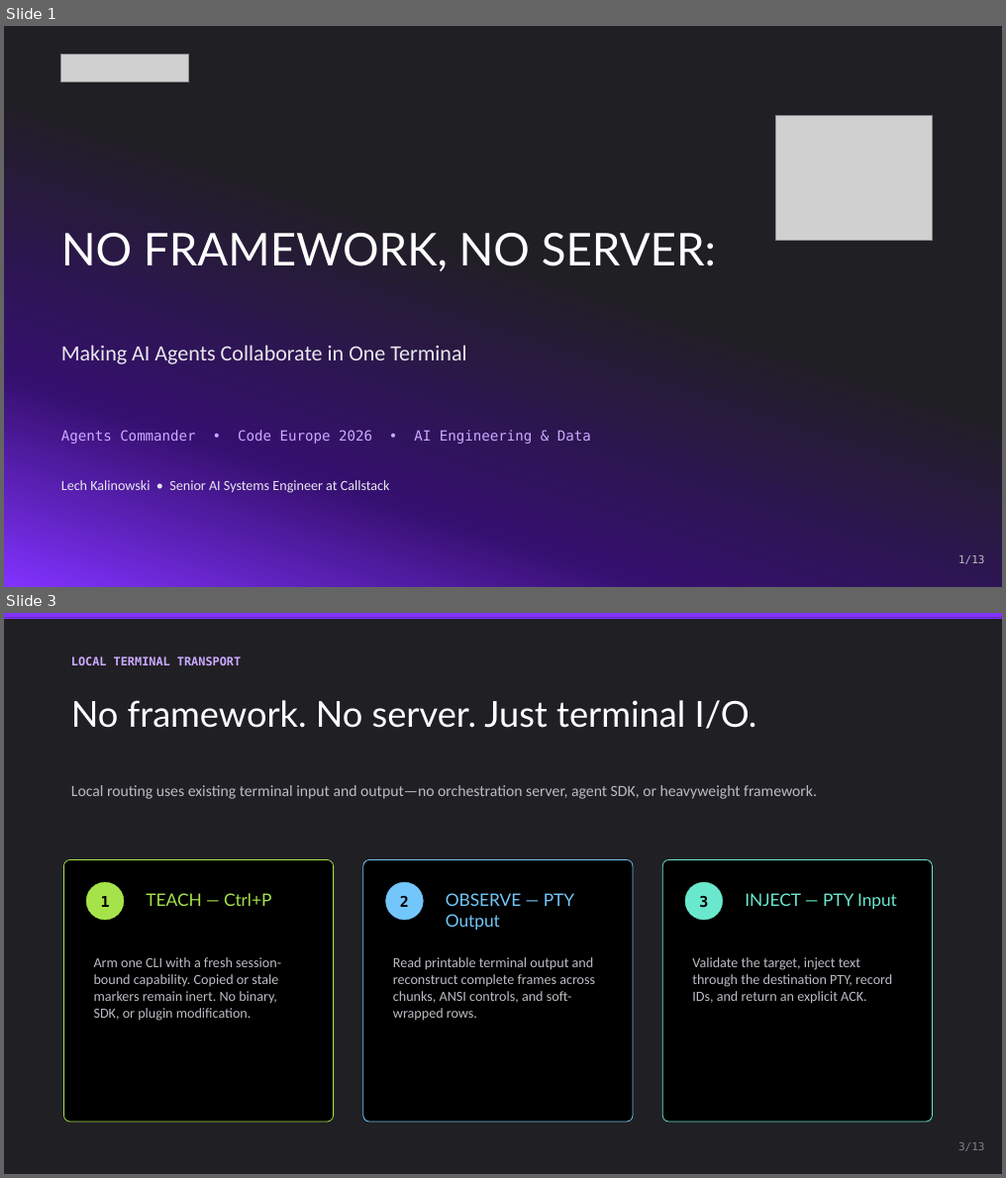
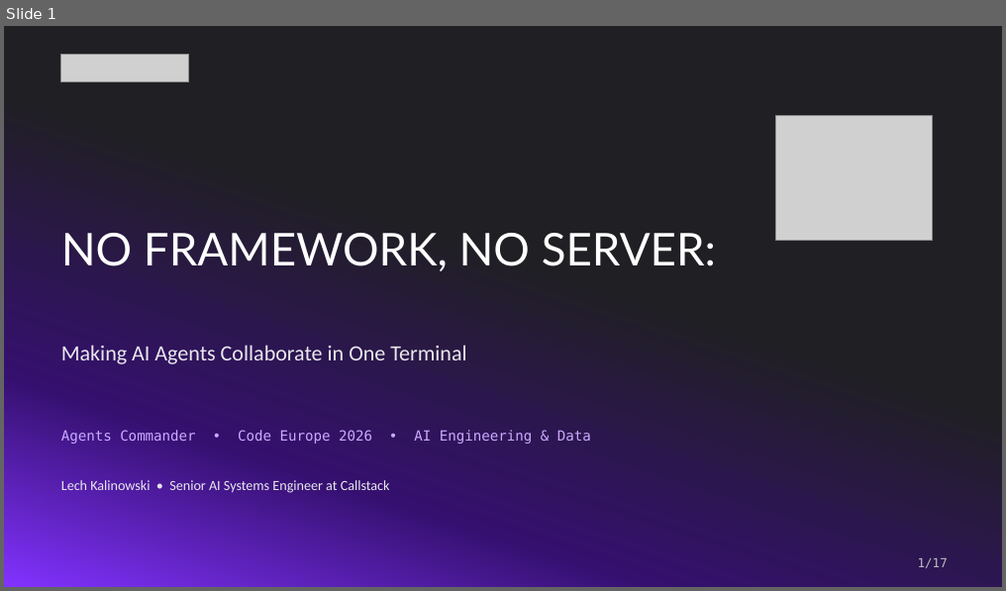
Before and after one commit to lech-kalinowski/agents-commander, a slide deck: presentation/Agents_Commander_Protocol.pptx. Shown one above the other, each under a label of ours: slides 1 and 3 before the commit, slide 1 after it; the slides between them are not shown. The pictures are 1006x1178 and 1006x591 pixels, drawn with LibreOffice and Linux fonts; fonts in the diff are those of the drawing; grey boxes stand for pictures. Boxes give left, top, right and bottom in pixels: in the first picture for what was removed or moved away, otherwise in the second. Text is boxed around its words. In the diff, an @@ line names an element or a change of style, - is before the commit and + after.

```diff
--- a/presentation/Agents_Commander_Protocol.pptx
+++ b/presentation/Agents_Commander_Protocol.pptx
@@ slide 3 removed at [4,613,1002,1174], background #201F24 @@
@@ rectangle removed at [4,613,1002,618] @@
@@ text removed at [71,657,241,665] @@
-LOCAL TERMINAL TRANSPORT
@@ text removed at [71,700,757,729] @@
-No framework. No server. Just terminal I/O.
@@ text removed at [71,785,817,799] @@
-Local routing uses existing terminal input and output—no orchestration server, agent SDK, or heavyweight framework.
@@ rounded rectangle removed at [63,861,334,1122] @@
@@ rounded rectangle removed at [363,861,633,1122] @@
@@ rounded rectangle removed at [662,861,933,1122] @@
@@ ellipse removed at [86,882,124,920] @@
-1
@@ text removed at [146,893,271,906] @@
-TEACH — Ctrl+P
@@ ellipse removed at [386,882,423,920] @@
-2
@@ text removed at [446,893,574,930] @@
-OBSERVE — PTY Output
@@ ellipse removed at [685,882,723,920] @@
-3
@@ text removed at [745,893,897,909] @@
-INJECT — PTY Input
@@ text removed at [94,958,281,1021] @@
-Arm one CLI with a fresh session-bound capability. Copied or stale markers remain inert. No binary, SDK, or plugin modification.
@@ text removed at [393,958,595,1021] @@
-Read printable terminal output and reconstruct complete frames across chunks, ANSI controls, and soft-wrapped rows.
@@ text removed at [692,958,892,1004] @@
-Validate the target, inject text through the destination PTY, record IDs, and return an explicit ACK.
@@ text removed at [958,1143,984,1152] @@
-3/13
@@ slide 1 changed as well @@
@@ text "1/17" at [918,559,947,569]: vertical alignment top to middle @@
@@ text at [918,559,947,569]: text changed; size 10.5 to 12 pt @@
-1/13
+1/17
```
Also in this commit, not shown: 1 other slide changed, 15 slides added, 10 other slides removed, 1 other file.
